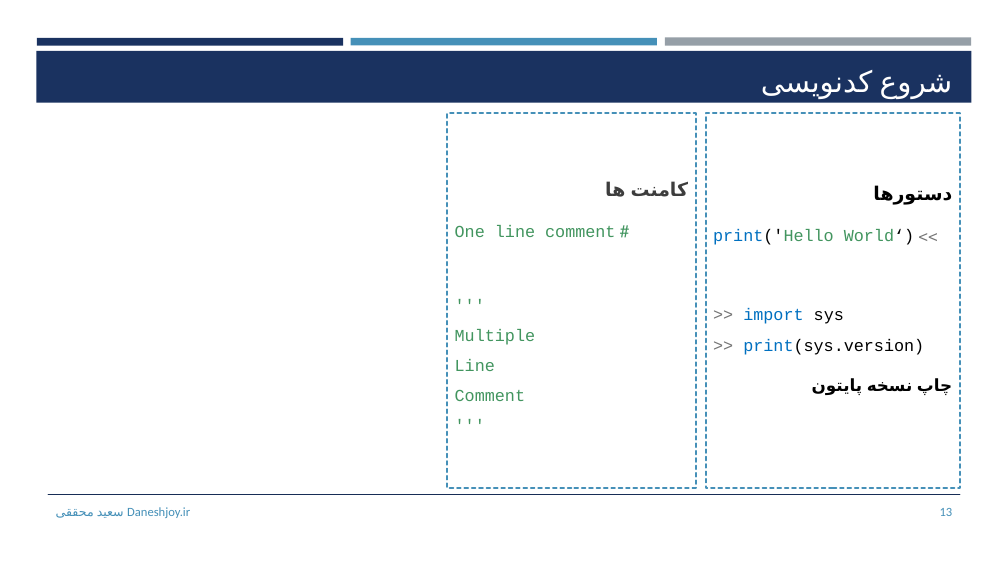
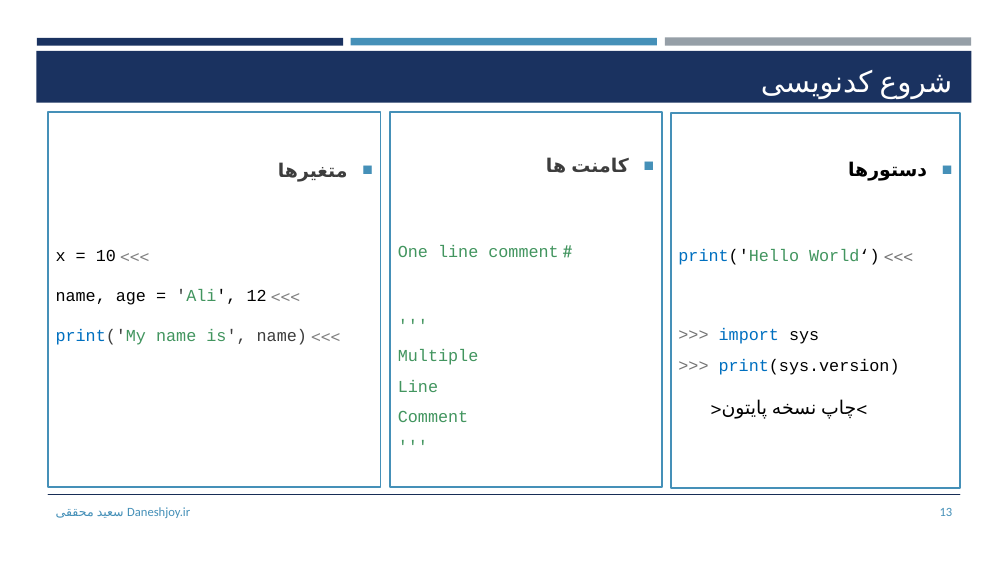
Before and after one commit to DaneshJoy/python_scientific, a slide deck: slide 13 of Python_Workshop.pptx. Drawn at 1008x567 pixels with LibreOffice and Linux fonts; fonts in the diff are those of the drawing. Boxes give left, top, right and bottom in pixels: in the first picture for what was removed or moved away, otherwise in the second. Text is boxed around its words. In the diff, an @@ line names an element or a change of style, - is before the commit and + after.

Commit message:
ppt update

```diff
--- a/Python_Workshop.pptx
+++ b/Python_Workshop.pptx
@@ rectangle added at (48, 112, 381, 487), fill #FFFFFF, outline #4590B8 1.75 pt, 16 pt, text #3D3D3D @@
+■ متغیرها
+>>> x = 10
+>>> name, age = 'Ali', 12
+>>> print('My name is', name)
@@ rectangle "کامنت ها" at (390, 112, 662, 487): outline #4590B8 1.75 pt dashed to #4590B8 1.75 pt @@
@@ rectangle "کامنت ها": place and size @@
-rectangle "کامنت ها" at (448, 113, 696, 488)
+rectangle "کامنت ها" at (390, 112, 662, 487)
@@ text "دستورها": place and size @@
-text "دستورها" at (706, 113, 960, 488)
+text "دستورها" at (671, 113, 960, 488)
@@ text "دستورها" at (671, 113, 960, 488): outline #4590B8 1.75 pt dashed to #4590B8 1.75 pt @@
@@ text in rectangle at (571, 157, 628, 173): bullet none to ■ @@
@@ text at (848, 161, 927, 181): bullet none to ■ @@
@@ text at (678, 249, 900, 419): text changed @@
->> print('Hello World‘)
->> import sys
->> print(sys.version)
-چاپ نسخه پایتون
+>>> print('Hello World‘)
+>>> import sys
+>>> print(sys.version)
+>چاپ نسخه پایتون<
```
Also in this commit, not shown: 6 other slides changed, 14 slides added.
